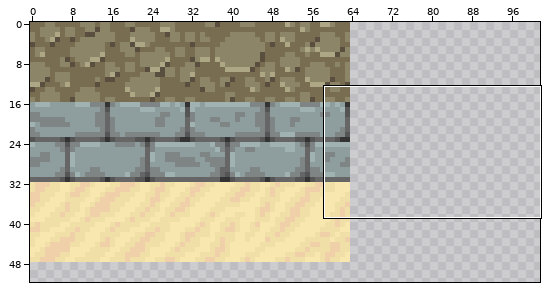
Sprite sheet: img/terrain1.png. Above: a wide view before the commit, with the close-up outlined.
Close-up. Old version:
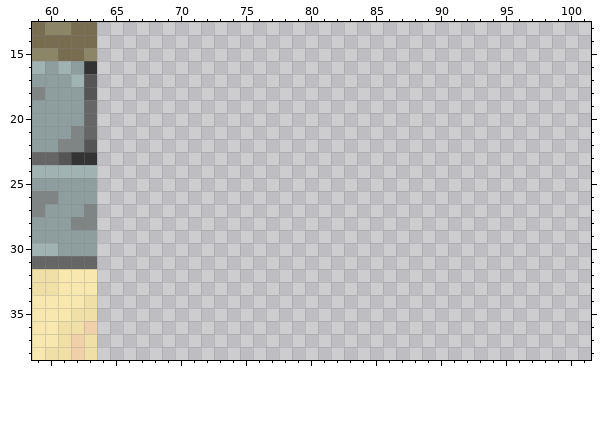
The file is 256x256 pixels. Shown: x 59..101, y 13..38. The wide view leaves out empty margins.
After the commit:
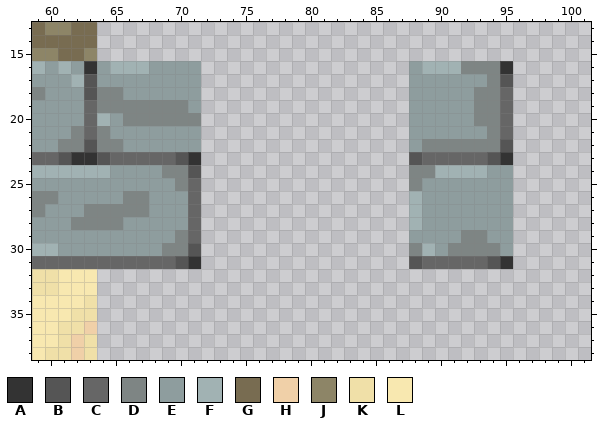
Palette (. is transparent): A #333333  B #555555  C #666666  D #7e8584  E #8e9d9e  F #a1b2b3  G #786c51  H #f0d0a8  J #8d8567  K #f0e0a8  L #f8e8b0
The author wrote: lvl1 art integration for inn
Changes in this commit:
y 16: x 64..71 ........ -> EFFFEEEE; x 88..95 ........ -> EFFFDDDA
y 17: x 64..71 ........ -> EEEEEEEE; x 88..95 ........ -> EEEEEEDB
y 18: x 64..71 ........ -> DDEEEEEE; x 88..95 ........ -> EEEEEDDC
y 19: x 64..71 ........ -> DDDDDDDE; x 88..95 ........ -> EEEEEDDC
y 20: x 64..71 ........ -> FEDDDDDD; x 88..95 ........ -> EEEEEDDC
y 21: x 64..71 ........ -> DEEEEEEE; x 88..95 ........ -> EEEEEEDC
y 22: x 64..71 ........ -> DDEEEEEE; x 88..95 ........ -> EDDDDDDB
y 23: x 64..71 ........ -> BCCCCCBA; x 88..95 ........ -> BCCCCCBA
y 24: x 64..71 ........ -> FEEEEDDB; x 88..95 ........ -> DDFFFFEE
y 25: x 64..71 ........ -> EEEEEEDC; x 88..95 ........ -> DEEEEEEE
y 26: x 64..71 ........ -> EEDDEEEC; x 88..95 ........ -> FEEEEEEE
y 27: x 64..71 ........ -> DDDDEEEC; x 88..95 ........ -> FEEEEEEE
y 28: x 64..71 ........ -> DDEEEEEC; x 88..95 ........ -> FEEEEEEE
y 29: x 64..71 ........ -> EEEEEEDC; x 88..95 ........ -> EEEEDDEE
y 30: x 64..71 ........ -> EEEEEDDB; x 88..95 ........ -> DFEDDDDE
y 31: x 64..71 ........ -> CCCCCCBA; x 88..95 ........ -> BCCCCCBA
Where, in picture pixels (left, top, right, bottom), the same in both close-ups:
added: (97, 61, 201, 269)
added: (409, 61, 513, 269)
